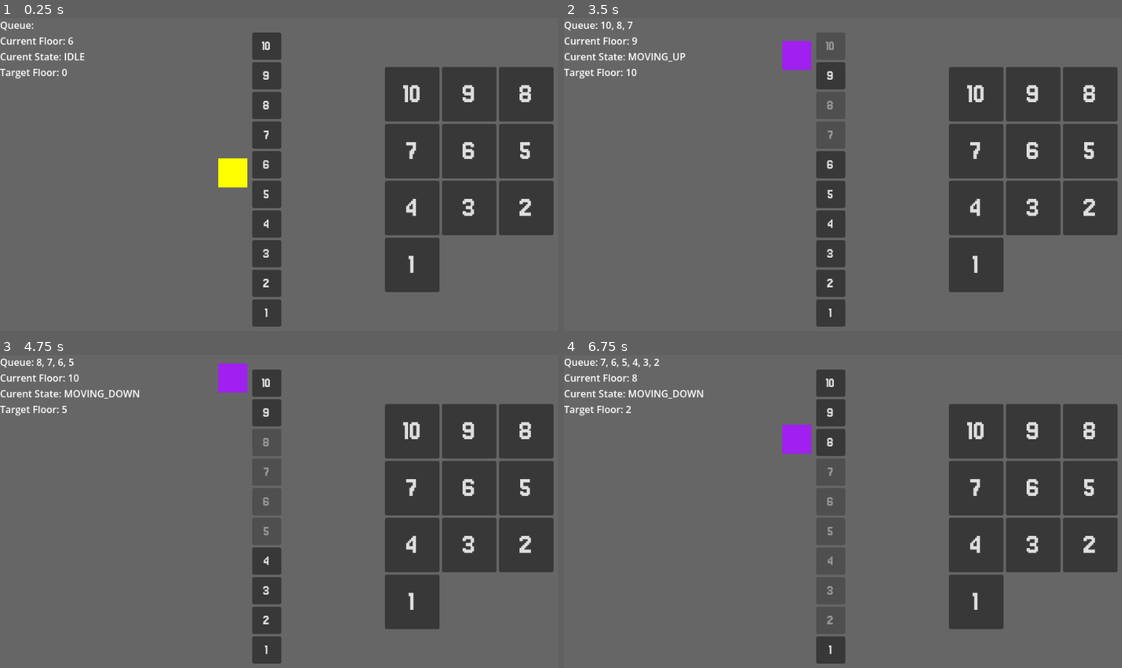
Above: before the commit, frames 1-4 (two rows, left to right).
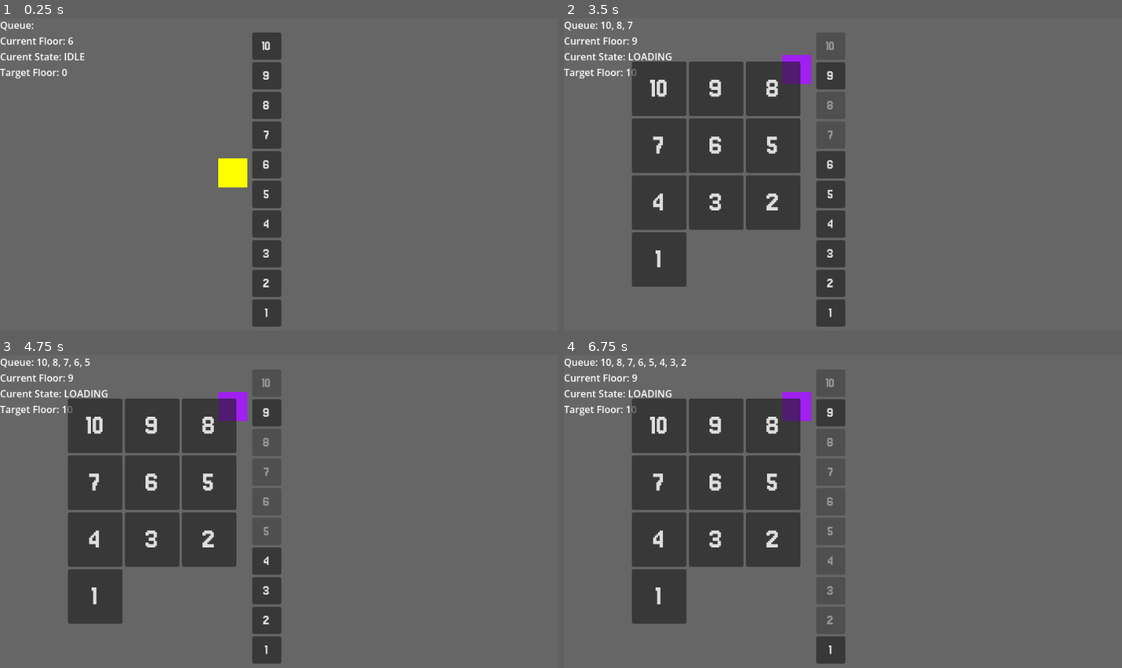
Above: after the commit, the same moments.

Repository: Victor-Wybenga/Elevator-Simulator
Game: Godot game, scene res://Scenes/main.tscn
Same seed, same stepped clock (60 frames per second), same inputs: the game is played once before the commit and once after it.
Inputs:
- Up to frame 1 (0.25 s): no input
- Up to frame 2 (3.5 s): click "10" at 0.5 s; click "9" at 1.25 s; click "8" at 2 s; click "7" at 2.75 s
- Up to frame 3 (4.75 s): click "6" at 3.5 s; click "5" at 4.25 s
- Up to frame 4 (6.75 s): click "4" at 5 s; click "3" at 5.75 s; click "2" at 6.5 s

The runs differ from the first frame. In frame 1, 17% of the frame differs, in the area x 68-100%, y 15-88%; in frame 2, 34%; in frame 3, 35%, in the area x 6-100%, y 1-88%; in frame 4, 35%.

Commit message:
wetuhyji

Diff:
--- a/Scenes/main.tscn
+++ b/Scenes/main.tscn
@@ -25,10 +25,11 @@
 script = ExtResource("4_jjvhh")
 
 [node name="DestinationFloorButtons" parent="." unique_id=1992610041 instance=ExtResource("4_kry3j")]
-offset_left = 635.0
-offset_top = 81.0
-offset_right = 913.0
-offset_bottom = 453.0
+visible = false
+offset_left = 112.0
+offset_top = 72.0
+offset_right = 390.0
+offset_bottom = 444.0
 
 [connection signal="reached_floor" from="Elevator" to="ElevatorButtons" method="_on_elevator_reached_floor"]
 [connection signal="call_elevator" from="ElevatorButtons" to="Elevator" method="_on_elevator_buttons_call_elevator"]
--- a/Scripts/elevator.gd
+++ b/Scripts/elevator.gd
@@ -3,14 +3,16 @@
 	MOVING_UP = -1,
 	IDLE = 0,
 	MOVING_DOWN = 1,
-	DOOR_OPENING = 2,
-	DOOR_CLOSING = 3
+	LOADING = 2,
+	DOOR_OPENING = 3,
+	DOOR_CLOSING = 4
 }
 
 const SPEED: float = 100.0
 const FLOORS: int = 10
 
 var called_floors: Array[int]
+
 var current_floor: int
 var target_floor: int
 var state: ElevatorState = ElevatorState.IDLE
@@ -69,8 +71,13 @@
 			$Timer.start()
 
 func _on_timer_timeout() -> void:
+	state = ElevatorState.LOADING
 	called_floors.erase(current_floor)
 	reached_floor.emit(current_floor)
+	$"../DestinationFloorButtons".visible = true
+
+func _on_destination_floor_buttons_call_elevator(floor: int) -> void:
+	$"../DestinationFloorButtons".visible = false
 	if target_floor == current_floor:
 		if   called_floors.is_empty(): state = ElevatorState.IDLE
 		elif current_floor > called_floors.min(): state = ElevatorState.MOVING_DOWN
@@ -80,7 +87,4 @@
 			$Timer.start()
 	elif target_floor > current_floor: state = ElevatorState.MOVING_UP
 	elif target_floor < current_floor: state = ElevatorState.MOVING_DOWN
-
-
-func _on_destination_floor_buttons_call_elevator(floor: int) -> void:
 	called_floors.push_back(floor)
--- a/Scripts/make_call_buttons.gd
+++ b/Scripts/make_call_buttons.gd
@@ -8,7 +8,6 @@
 # Called when the node enters the scene tree for the first time.
 func _ready() -> void:
 	for floor in range(10):
-		var row: HBoxContainer = HBoxContainer.new()
 		var button: Button = Button.new()
 		button.custom_minimum_size = Vector2(45, 45)
 		button.text = str(10 - floor)
--- a/Scripts/make_destination_buttons.gd
+++ b/Scripts/make_destination_buttons.gd
@@ -17,8 +17,4 @@
 		add_child(button)
 
 func _on_button_pressed(floor: int) -> void:
-	get_child(10 - floor).disabled = true
 	call_elevator.emit(floor)
-
-func _on_elevator_reached_floor(floor: int) -> void:
-	get_child(10 - floor).disabled = false
Not shown: 1 places in Scenes/main.tscn that only renumber resources
Not shown, changed: README.md
